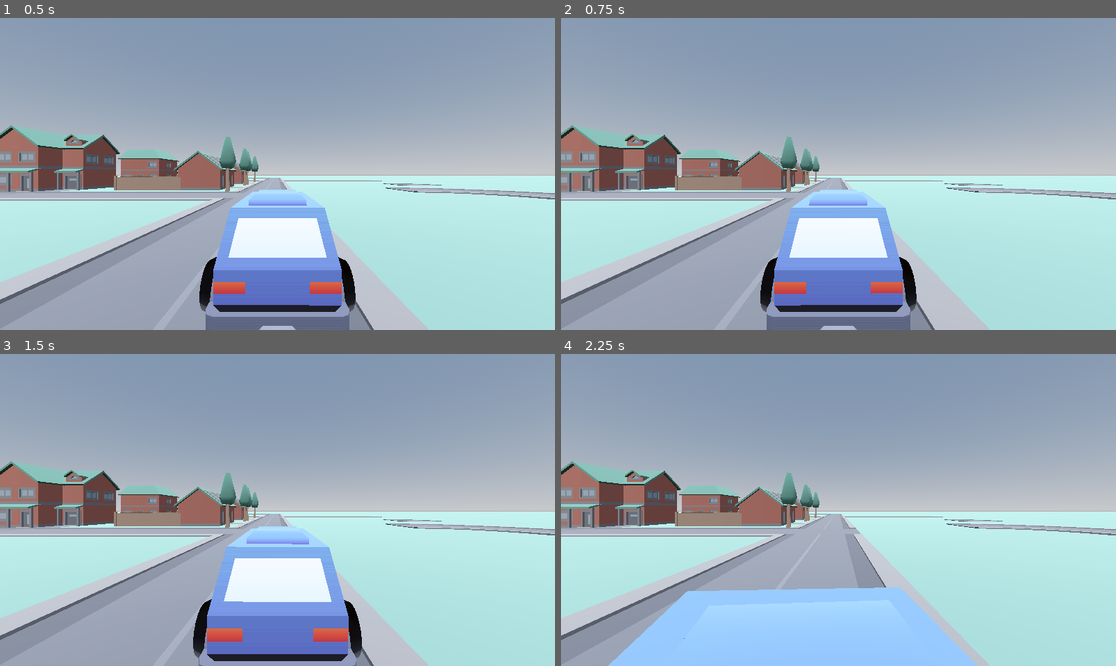
Above: before the commit, frames 1-4 (two rows, left to right).
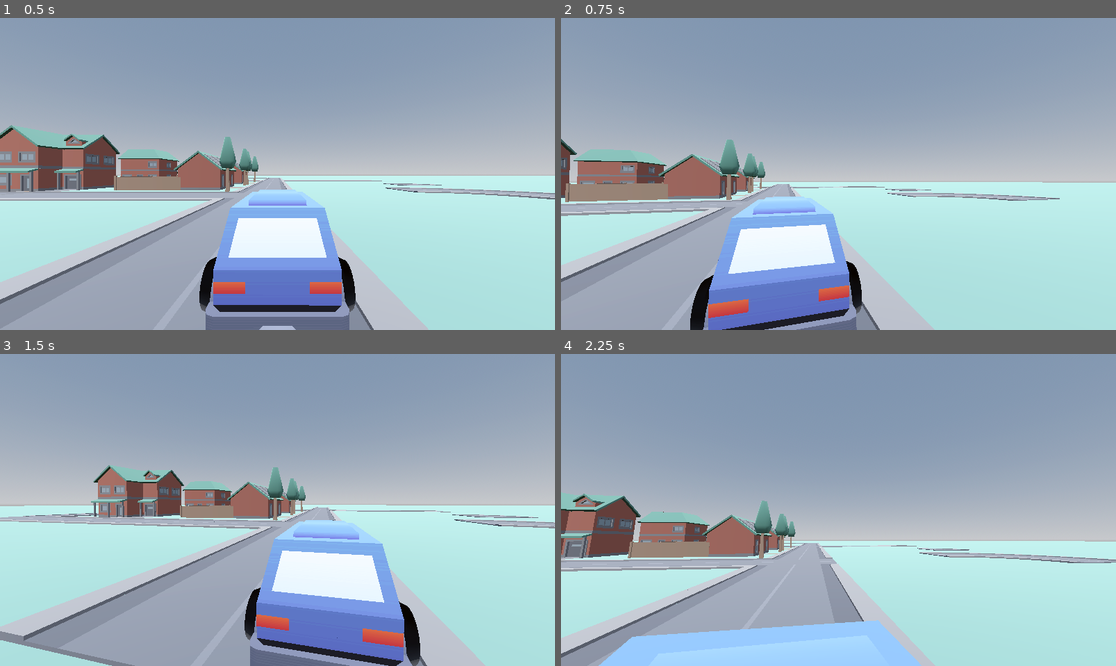
Above: after the commit, the same moments.

Repository: Gameoff-2024/Crazy-Boxes-Inc
Game: Godot game, scene res://scenes/main.tscn
The game is run twice, just before and just after one commit, with the same random seed, the same clock (stepped at 60 frames per second) and the same inputs.
Inputs (mouse positions are in pixels of both pictures, inside the frame that each line leads up to):
- Up to frame 1 (0.5 s): no input
- Up to frame 2 (0.75 s): move the mouse to (960, 158) at 0.52 s; hold Right (right) from 0.53 s (still down)
- Up to frame 3 (1.5 s): move the mouse to (166, 525) at 1.27 s; release Right (right) at 1.28 s; hold Down (down) from 1.28 s (still down)
- Up to frame 4 (2.25 s): move the mouse to (894, 441) at 2.02 s; release Down (down) at 2.03 s; hold Right (right) from 2.03 s (still down)

Frame 1 is identical in both runs. In frame 2, 28% of the frame differs, in the area x 0-100%, y 34-100%; in frame 3, 29%; in frame 4, 30%.

Commit message:
uncomment camera rotation

Diff:
--- a/scripts/player_camera.gd
+++ b/scripts/player_camera.gd
@@ -4,8 +4,8 @@
 
 var mouse_sens = 1000
 
-#func _input(event):
-	#if event is InputEventMouseMotion:
-		#camera_pivot.rotation.y -= event.relative.x / mouse_sens
-		#camera_pivot.rotation.x -= event.relative.y / mouse_sens
-		#camera_pivot.rotation.x = clamp(camera_pivot.rotation.x, deg_to_rad(-45), deg_to_rad(90))
+func _input(event):
+	if event is InputEventMouseMotion:
+		camera_pivot.rotation.y -= event.relative.x / mouse_sens
+		camera_pivot.rotation.x -= event.relative.y / mouse_sens
+		camera_pivot.rotation.x = clamp(camera_pivot.rotation.x, deg_to_rad(-45), deg_to_rad(90))
